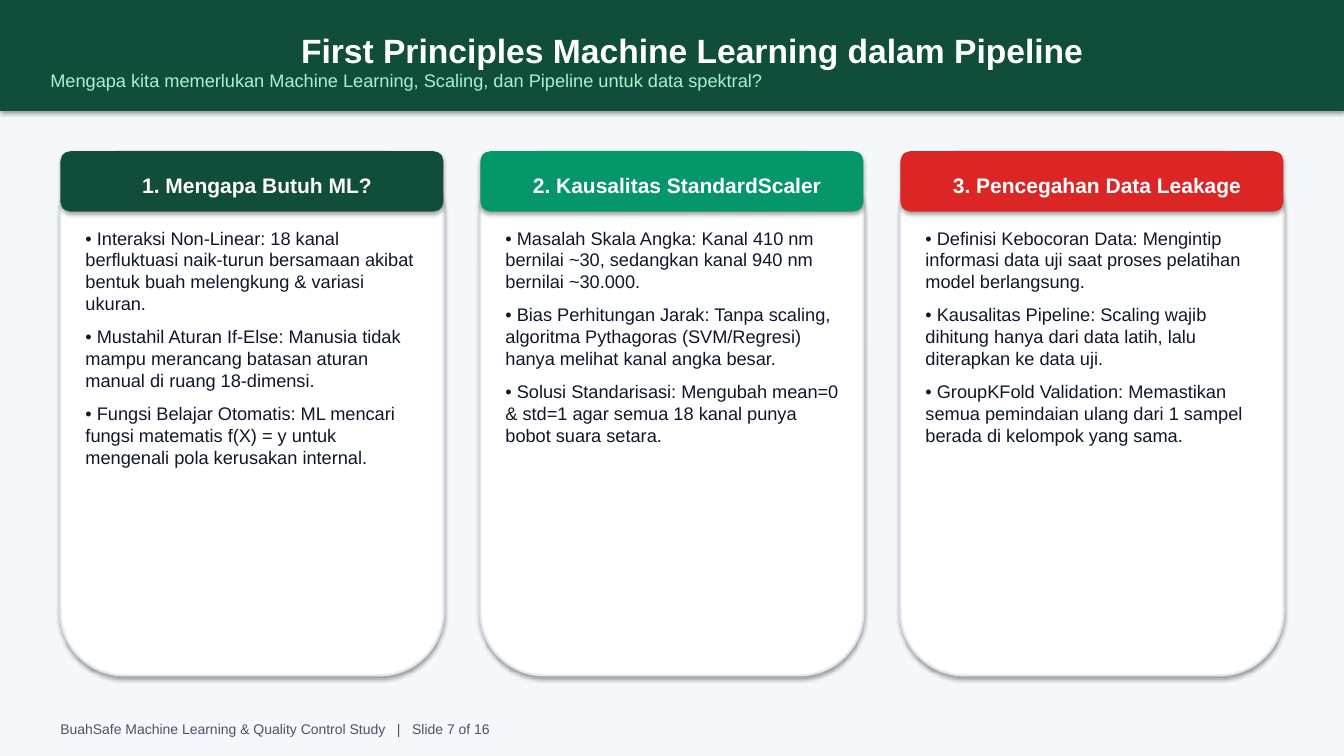
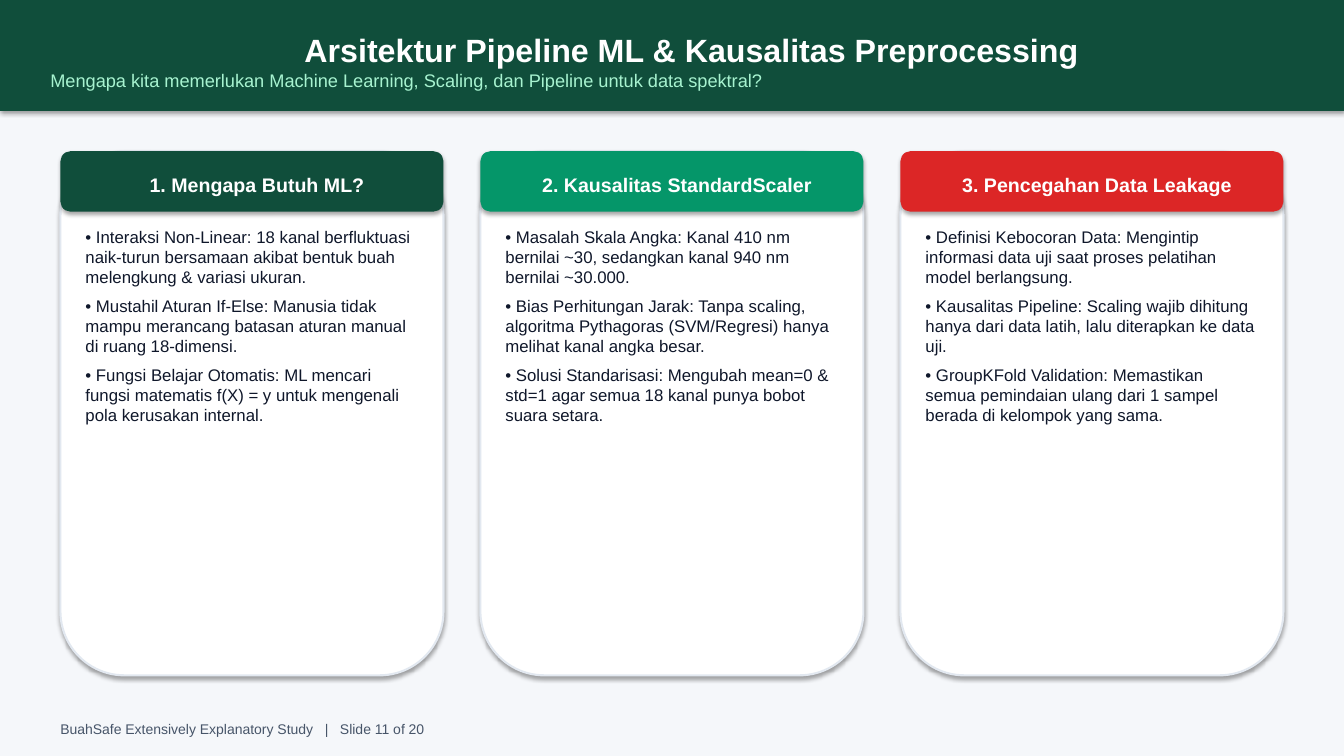
Before and after one commit to adsurkasur/buahsafe, a slide deck: slide 11 of BuahSafe_Super_Comprehensive_Presentation.pptx (slide 7 before the commit). Drawn at 1344x756 pixels with LibreOffice and Linux fonts; fonts in the diff are those of the drawing. Boxes give left, top, right and bottom in pixels: in the first picture for what was removed or moved away, otherwise in the second. Text is boxed around its words. In the diff, an @@ line names an element or a change of style, - is before the commit and + after.

```diff
--- a/BuahSafe_Super_Comprehensive_Presentation.pptx
+++ b/BuahSafe_Super_Comprehensive_Presentation.pptx
@@ text in rectangle at box(304, 38, 1079, 68): text changed; size 24 to 23 pt @@
-First Principles Machine Learning dalam Pipeline
+Arsitektur Pipeline ML & Kausalitas Preprocessing
@@ size 15 to 14 pt in 3 elements at box(60, 151, 444, 212), box(481, 151, 864, 212), box(900, 151, 1284, 212) @@
@@ size 13 to 12 pt; less space between paragraphs in 3 elements at box(85, 231, 410, 425), box(505, 231, 829, 421), box(925, 231, 1255, 425) @@
@@ text at box(60, 724, 425, 737): text changed @@
-BuahSafe Machine Learning & Quality Control Study | Slide 7 of 16
+BuahSafe Extensively Explanatory Study | Slide 11 of 20
```
Also in this commit, not shown: 14 other slides changed, 5 slides added, 1 slide removed, 2 other files.
